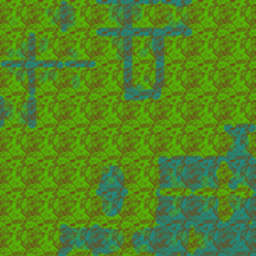
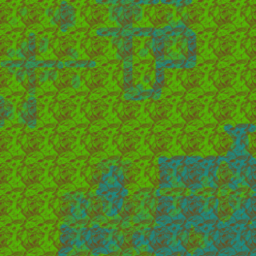
Revision of a layered 256 × 256 image; what changed, layer by layer:
painted on "Layer 3" over box(0, 0, 255, 256)
